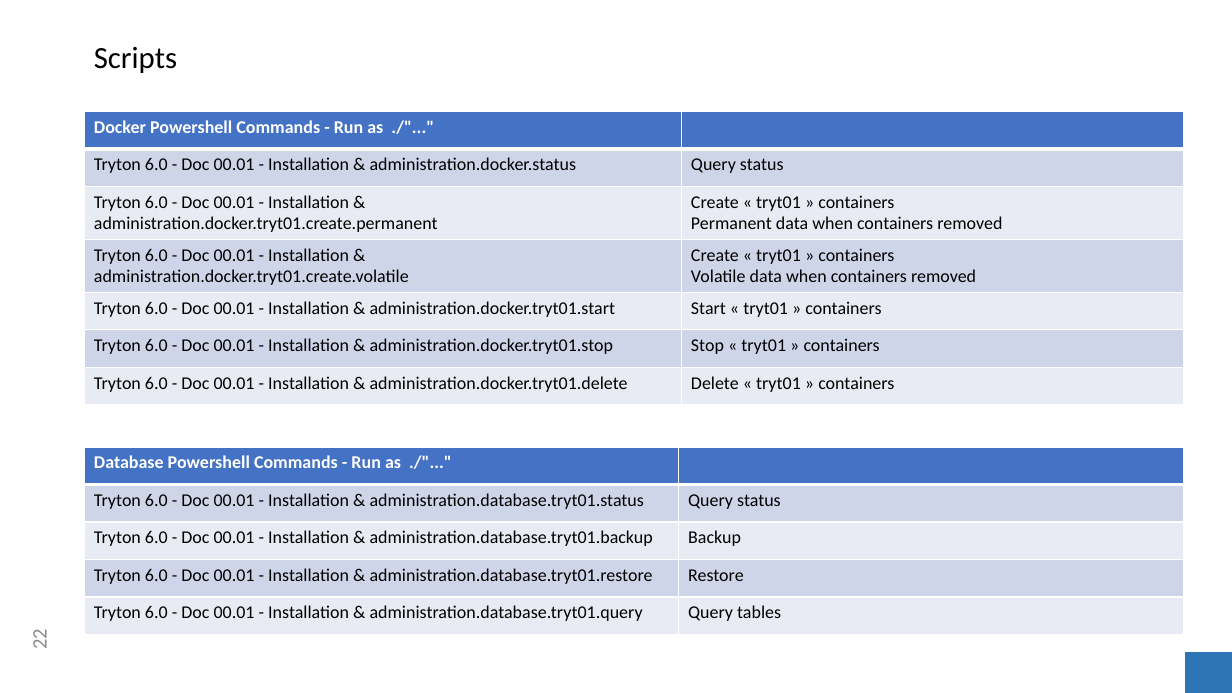
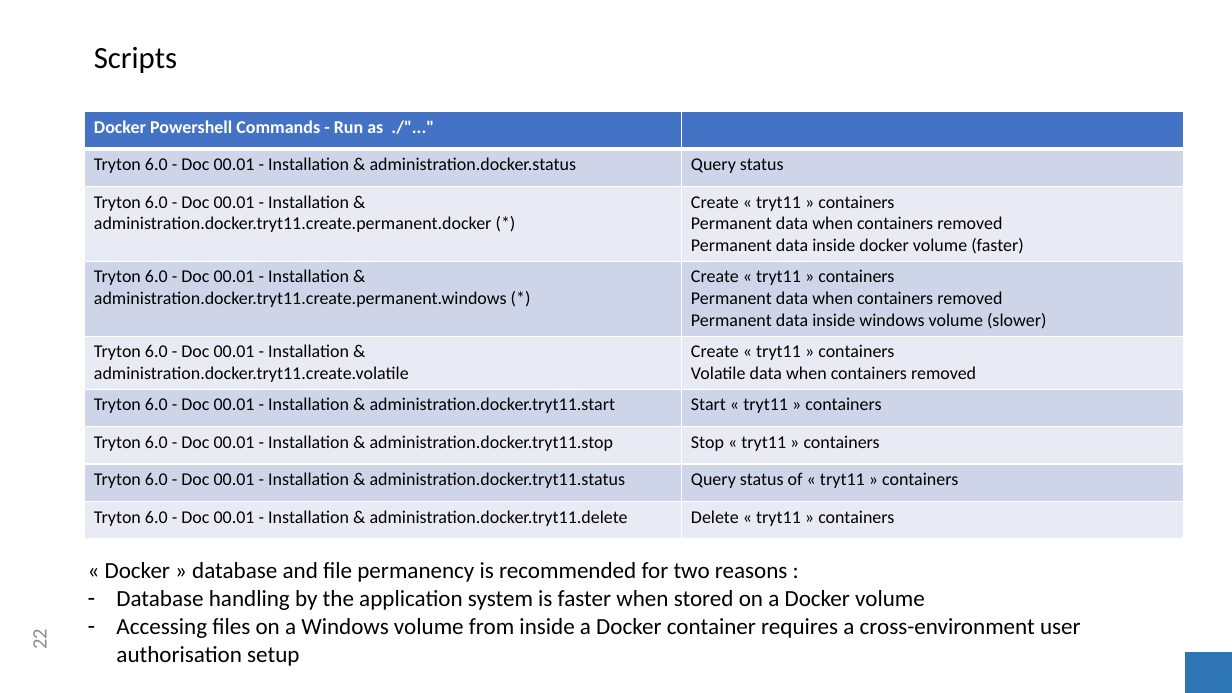
Before and after one commit to clixwise/tryton-by-example, a slide deck: slide 22 of Tryton 6.0 - Doc 00.01 - Installation & administration.pptx. Drawn at 1232x693 pixels with LibreOffice and Linux fonts; fonts in the diff are those of the drawing. Boxes give left, top, right and bottom in pixels: in the first picture for what was removed or moved away, otherwise in the second. Text is boxed around its words. In the diff, an @@ line names an element or a change of style, - is before the commit and + after.

```diff
--- a/Tryton 6.0 - Doc 00.01 - Installation & administration.pptx
+++ b/Tryton 6.0 - Doc 00.01 - Installation & administration.pptx
@@ table at (x1=85, y1=112, x2=1184, y2=537) @@
-row 3: Tryton 6.0 - Doc 00.01 - Installation & administration.docker.tryt01.create.permanent | Create « tryt01 » containers Permanent data when containers removed
-row 4: Tryton 6.0 - Doc 00.01 - Installation & administration.docker.tryt01.create.volatile | Create « tryt01 » containers Volatile data when containers removed
-row 5: Tryton 6.0 - Doc 00.01 - Installation & administration.docker.tryt01.start | Start « tryt01 » containers
-row 6: Tryton 6.0 - Doc 00.01 - Installation & administration.docker.tryt01.stop | Stop « tryt01 » containers
-row 7: Tryton 6.0 - Doc 00.01 - Installation & administration.docker.tryt01.delete | Delete « tryt01 » containers
+row 3: Tryton 6.0 - Doc 00.01 - Installation & administration.docker.tryt11.create.permanent.docker (*) | Create « tryt11 » containers Permanent data when containers removed Permanent data inside docker volume (faster)
+row 4: Tryton 6.0 - Doc 00.01 - Installation & administration.docker.tryt11.create.permanent.windows (*) | Create « tryt11 » containers Permanent data when containers removed Permanent data inside windows volume (slower)
+row 5: Tryton 6.0 - Doc 00.01 - Installation & administration.docker.tryt11.create.volatile | Create « tryt11 » containers Volatile data when containers removed
+row 6: Tryton 6.0 - Doc 00.01 - Installation & administration.docker.tryt11.start | Start « tryt11 » containers
+row 7: Tryton 6.0 - Doc 00.01 - Installation & administration.docker.tryt11.stop | Stop « tryt11 » containers
+row 8: Tryton 6.0 - Doc 00.01 - Installation & administration.docker.tryt11.status | Query status of « tryt11 » containers
+row 9: Tryton 6.0 - Doc 00.01 - Installation & administration.docker.tryt11.delete | Delete « tryt11 » containers
@@ table removed at (x1=85, y1=447, x2=1184, y2=635), 5 rows, 2 columns @@
-Database Powershell Commands - Run as ./"..." | 
-Tryton 6.0 - Doc 00.01 - Installation & administration.database.tryt01.status | Query status
-Tryton 6.0 - Doc 00.01 - Installation & administration.database.tryt01.backup | Backup
-Tryton 6.0 - Doc 00.01 - Installation & administration.database.tryt01.restore | Restore
-Tryton 6.0 - Doc 00.01 - Installation & administration.database.tryt01.query | Query tables
@@ text added at (x1=105, y1=562, x2=1081, y2=666), 18 pt, text #000000 @@
+« Docker » database and file permanency is recommended for two reasons :
+– Database handling by the application system is faster when stored on a Docker volume
+– Accessing files on a Windows volume from inside a Docker container requires a cross-environment user authorisation setup
```
Also in this commit, not shown: 10 other slides changed, 4 slides added, 2 slides removed, 14 other files.
